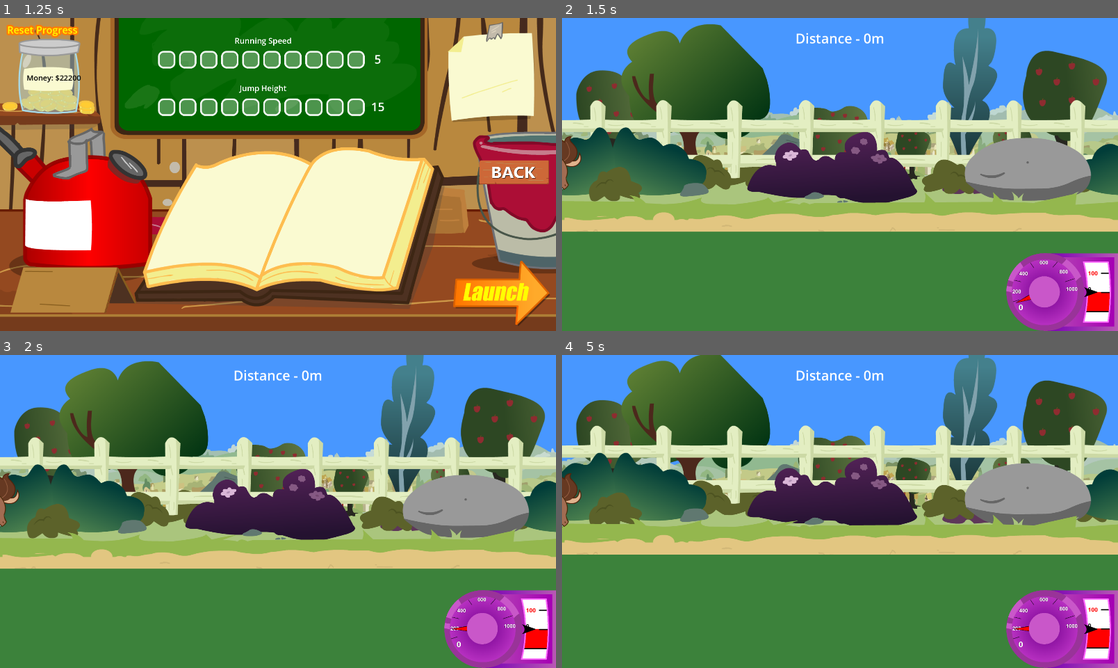
Above: before the commit, frames 1-4 (two rows, left to right).
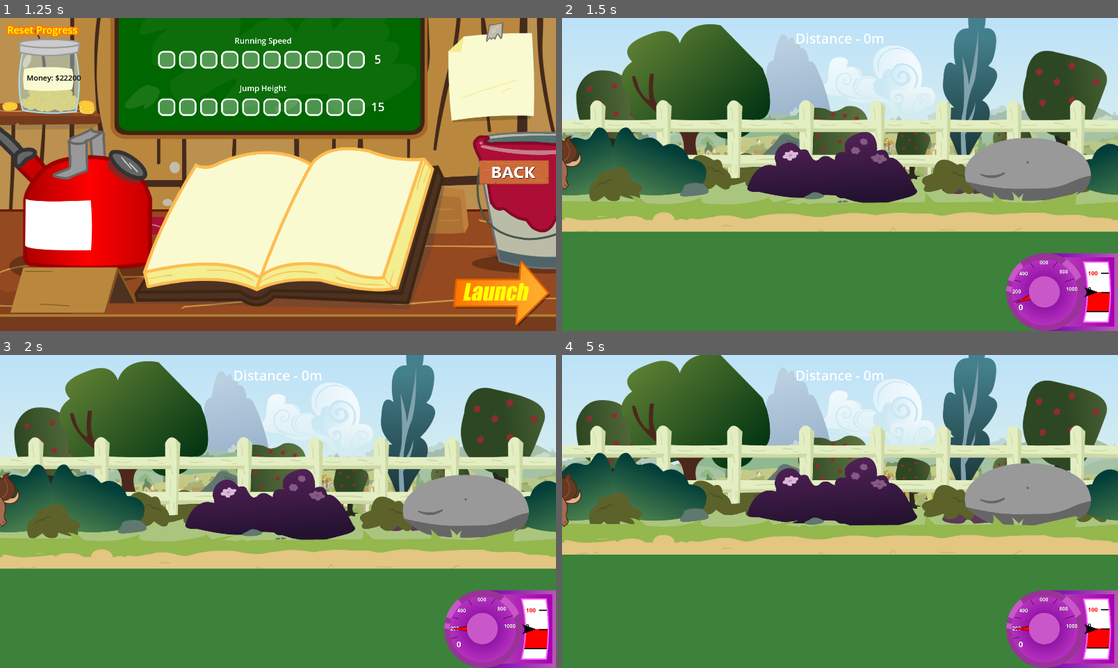
Above: after the commit, the same moments.

Repository: 100-Devs-1-Game/FlightOfHarmony
Game: Godot game, scene res://start_menu/start_menu.tscn
The game is run twice, just before and just after one commit, with the same random seed, the same clock (stepped at 60 frames per second) and the same inputs.
Inputs (mouse positions are in pixels of both pictures, inside the frame that each line leads up to):
- Up to frame 1 (1.25 s): click (278, 133) at 0.5 s
- Up to frame 2 (1.5 s): click (1062, 290) at 1.25 s
- Up to frame 3 (2 s): no input
- Up to frame 4 (5 s): tap Enter at 2, 4.25 s; move the mouse to (962, 495) at 2.02 s; hold D (rotate_right) 2.03-2.78 s; hold Space (propulsion) 2.03-2.78 s; move the mouse to (728, 527) at 2.77 s; hold Down (ui_down) 2.78-3.53 s; tap Space (propulsion) at 2.85, 4.35 s; move the mouse to (895, 442) at 3.52 s; hold D (rotate_right) 3.53-4.28 s; hold Space (propulsion) 3.53-4.28 s; move the mouse to (812, 574) at 4.27 s; hold Up (ui_up) from 4.28 s (still down)

Frame 1 is identical in both runs. In frame 2, 18% of the frame differs, in the area x 0-100%, y 0-33%; in frame 3, 18%; in frame 4, 16%.

Commit message:
Update flight_background.tscn

Diff:
--- a/src/flight/flight_background.tscn
+++ b/src/flight/flight_background.tscn
@@ -10,8 +10,7 @@
 layer = -1
 
 [node name="Sky" type="Parallax2D" parent="."]
-visible = false
-scroll_scale = Vector2(0.1, 1)
+scroll_scale = Vector2(0.25, 0.25)
 repeat_size = Vector2(1920, 0)
 repeat_times = 3
 follow_viewport = false
